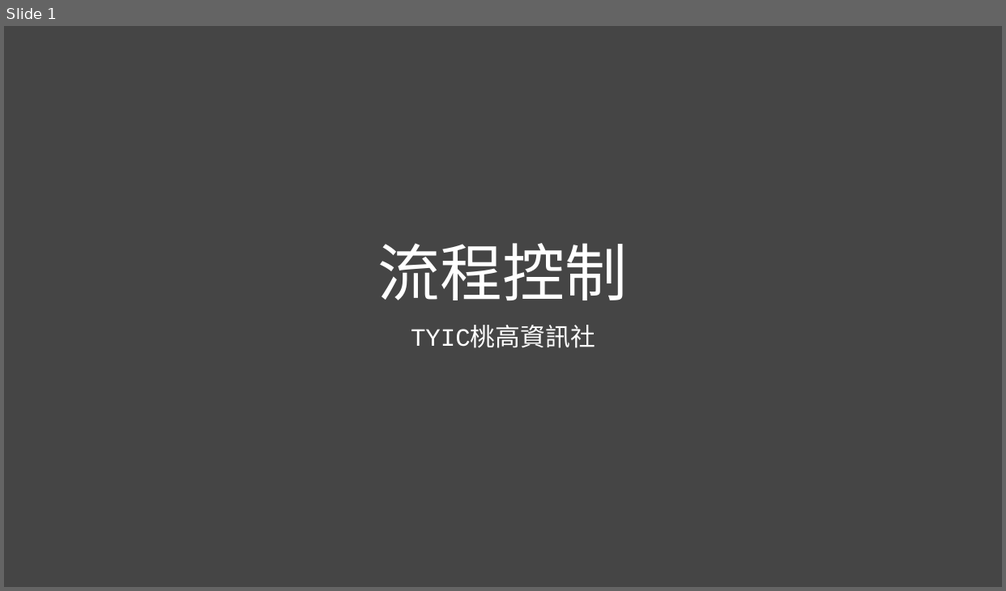
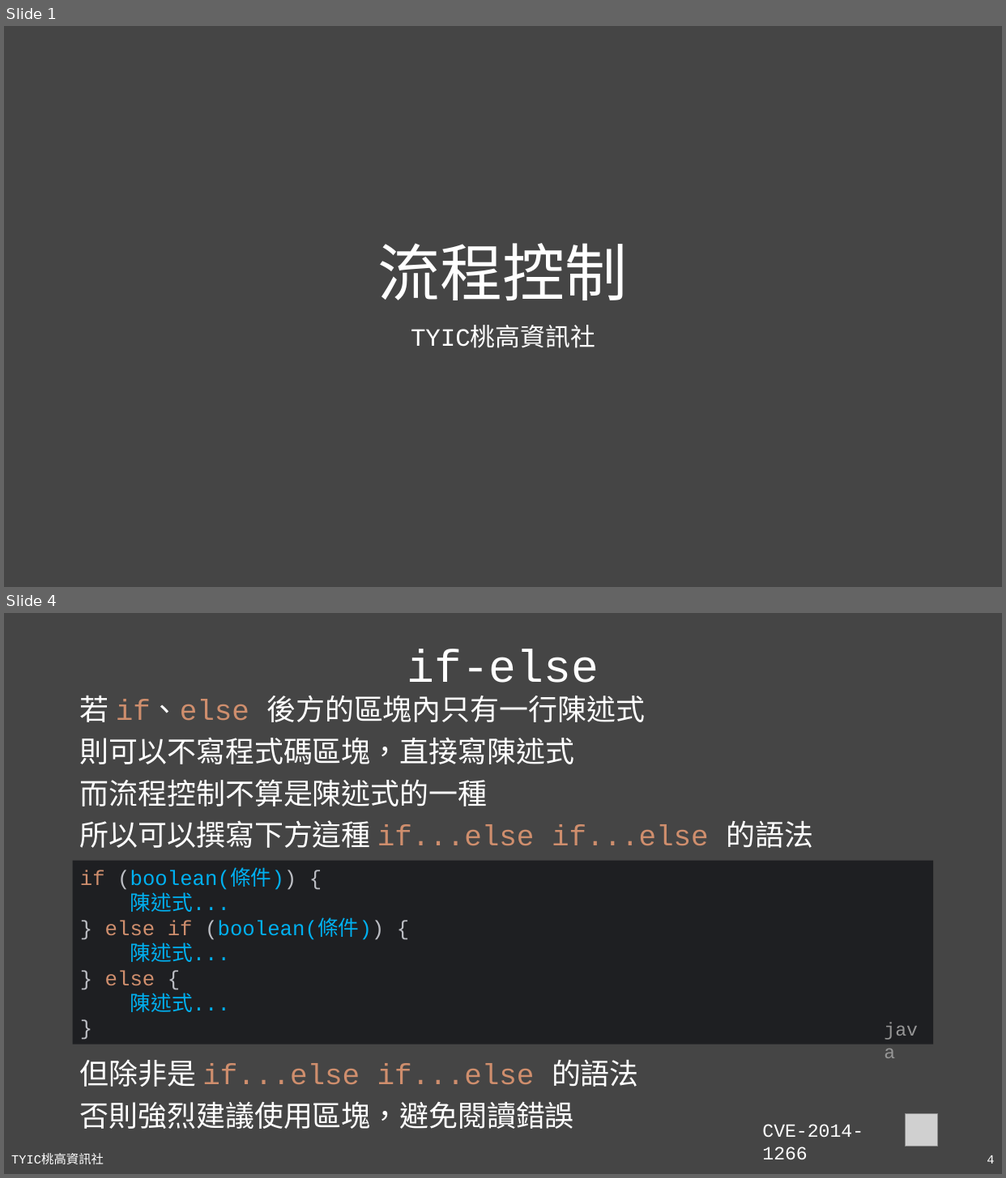
Before and after one commit to TYSHIC/slides, a slide deck: powerpoint/06_流程控制.pptx. Shown one above the other, each under a label of ours: slide 1 before the commit, slides 1 and 4 after it; the slides between them are not shown. The pictures are 1006x591 and 1006x1178 pixels, drawn with LibreOffice and Linux fonts; fonts in the diff are those of the drawing; grey boxes stand for pictures. Boxes give left, top, right and bottom in pixels: in the first picture for what was removed or moved away, otherwise in the second. Text is boxed around its words. In the diff, an @@ line names an element or a change of style, - is before the commit and + after.

Commit message:
06_if_else

```diff
--- a/powerpoint/06_流程控制.pptx
+++ b/powerpoint/06_流程控制.pptx
@@ slide 4 added at <box>4,613,1002,1174</box>, background #454545 @@
@@ title added at <box>407,649,599,683</box>, 44 pt, text #FFFFFF @@
+if-else
@@ text added at <box>80,695,813,848</box>, 28 pt, text #FFFFFF @@
+若 if、else 後方的區塊內只有一行陳述式
+則可以不寫程式碼區塊，直接寫陳述式
+而流程控制不算是陳述式的一種
+所以可以撰寫下方這種 if...else if...else 的語法
@@ rectangle added at <box>73,861,934,1045</box>, fill #1E1F22, 20 pt, text #00B0F0 @@
+if (boolean(條件)) {
+陳述式...
+} else if (boolean(條件)) {
+陳述式...
+} else {
+陳述式...
+}
@@ text added at <box>877,1014,934,1044</box>, 18 pt, text #969696 @@
+java
@@ text added at <box>80,1060,639,1129</box>, 28 pt, text #FFFFFF @@
+但除非是 if...else if...else 的語法
+否則強烈建議使用區塊，避免閱讀錯誤
@@ picture added at <box>906,1114,938,1147</box> @@
@@ text added at <box>762,1124,863,1160</box>, 18 pt, text #FFFFFF @@
+CVE-2014-1266
@@ text added at <box>11,1155,104,1165</box>, 12 pt, text #FFFFFF @@
+TYIC桃高資訊社
@@ page number added at <box>987,1156,994,1164</box>, 12 pt, text #FFFFFF @@
+4
```
Also in this commit, not shown: 2 slides changed, 3 other files.
